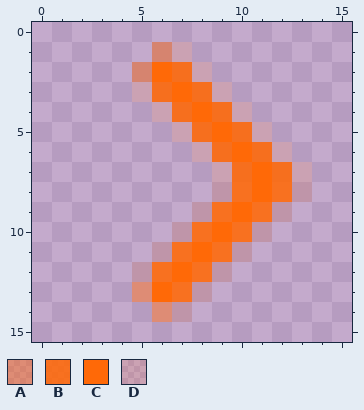
Pixel-art sprite, stored at src/assets/images/common/right_arrow_primary@2x.png. The picture above is the old version.
The file is 16x16 pixels. Colours within 5 levels of each other are drawn and written as one.
Palette (. is transparent): A #ff660770  B #ff6907df  C #ff6907  D #ff680820
Now the later version:
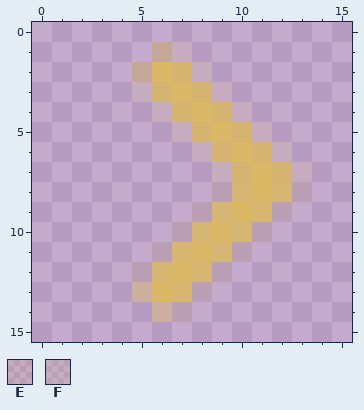
Colours new in this view: E #d7b76020  F #d7b76820
The edit:
Colour A changes from #ff660770 to #d8b66670.
Colour B changes from #ff6907df to #d9b866df.
Colour C changes from #ff6907 to #dab866.
Colour D gives way to colour E in row 1 at x 7; in row 2 at x 8; in row 3 at x 9; in row 4 at x 10; in row 5 at x 11; in row 6 at x 12.
Colour D gives way to colour E in row 7 at x 13; in row 8 at x 9; in row 9 at x 8; in row 10 at x 7; in row 11 at x 6; in row 12 at x 5.
Colour D gives way to colour F in row 3 at x 5; in row 4 at x 6; in row 5 at x 7; in row 6 at x 8; in row 7 at x 9; in row 8 at x 13.
Colour D gives way to colour F in row 9 at x 12; in row 10 at x 11; in row 11 at x 10; in row 12 at x 9; in row 13 at x 8; in row 14 at x 7.
